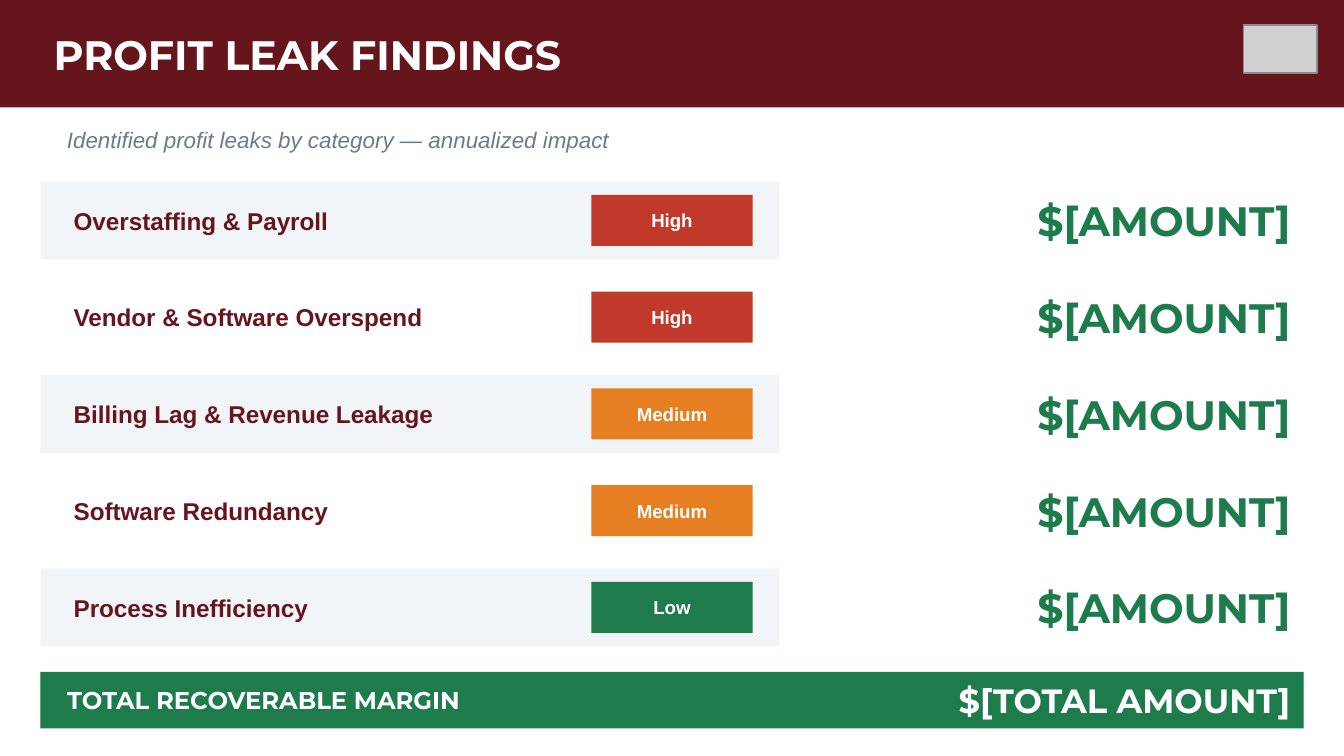
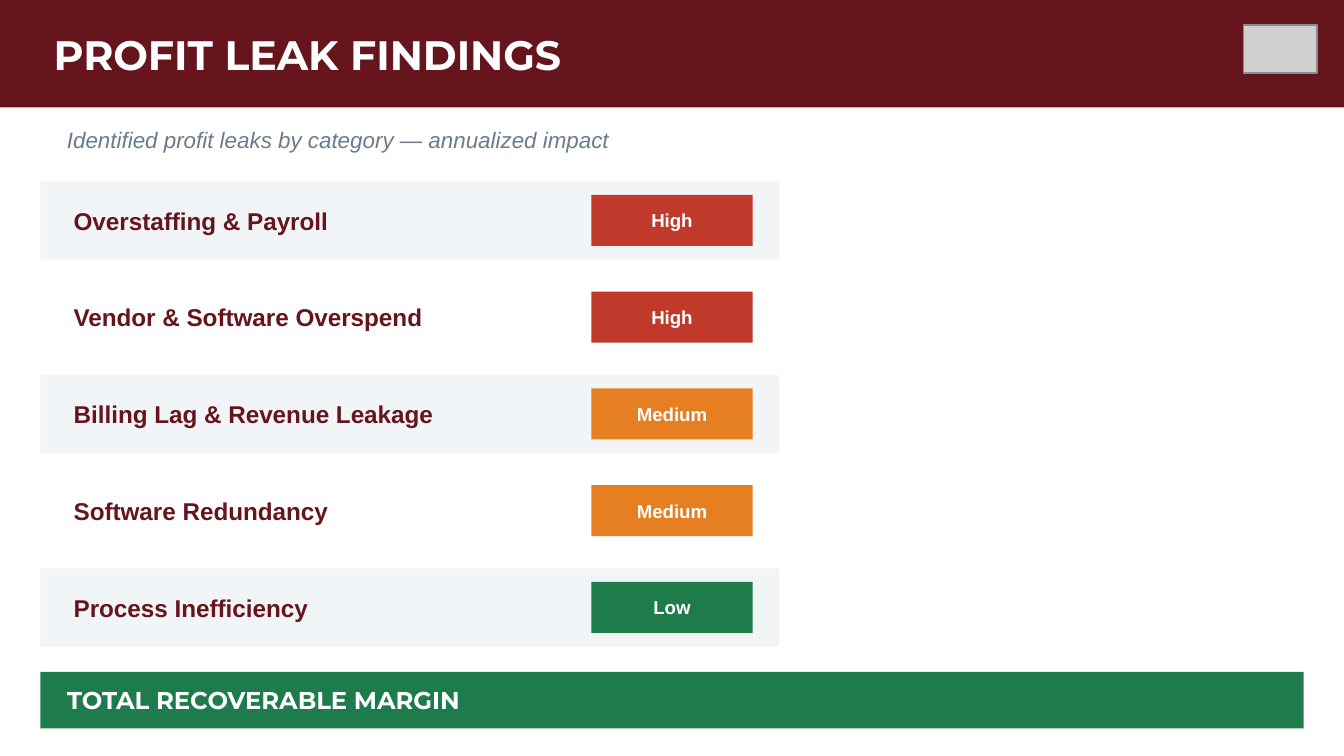
Before and after one commit to baxterlabsai/baxterlabs-static-site, a slide deck: slide 6 of backend/templates/11_Presentation_Deck.pptx. Drawn at 1344x756 pixels with LibreOffice and Linux fonts; fonts in the diff are those of the drawing; grey boxes stand for pictures. Boxes give left, top, right and bottom in pixels: in the first picture for what was removed or moved away, otherwise in the second. Text is boxed around its words. In the diff, an @@ line names an element or a change of style, - is before the commit and + after.

```diff
--- a/backend/templates/11_Presentation_Deck.pptx
+++ b/backend/templates/11_Presentation_Deck.pptx
@@ text removed at <box>1037,202,1290,244</box> @@
-$[AMOUNT]
@@ text removed at <box>1037,299,1290,341</box> @@
-$[AMOUNT]
@@ text removed at <box>1037,396,1290,438</box> @@
-$[AMOUNT]
@@ text removed at <box>1037,493,1290,535</box> @@
-$[AMOUNT]
@@ text removed at <box>1037,589,1290,631</box> @@
-$[AMOUNT]
@@ text removed at <box>959,685,1291,720</box> @@
-$[TOTAL AMOUNT]
```
Also in this commit, not shown: 4 other slides changed, 4 other files.
